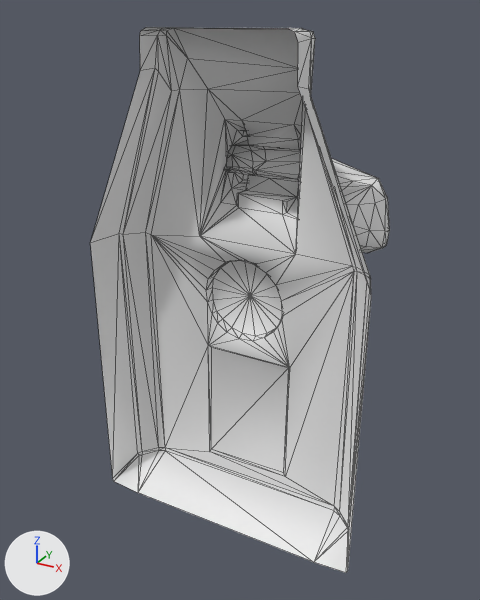
Before and after pictures for a commit that changed the FBX model Assets/Escape(Game Kit)/Models/Phone/phone.FBX.
Rendered twice from a 50 mm lens placed at (0.0981, -0.1642, 0.0422), pointed at (-0.0035, 0.0205, -0.0502). The lights are fixed; the arrows at lower left show +X, +Y and +Z. Mesh edges are drawn as thin lines. Where no turn or scale is listed for an object, it has been applied to the vertices.

The scene before the commit, as lines of its bpy script (objects in view):
```python
me_mesh = bpy.data.meshes.new('Mesh')
me_mesh.from_pydata(...)  # 314 vertices, 609 faces; spans x -0.051..0.049, y 0.0..0.047, z -0.132..0.037
ob_phone = bpy.data.objects.new('phone', me_mesh)
ob_phone.location = (0.0, 0.0, 0.0)
```
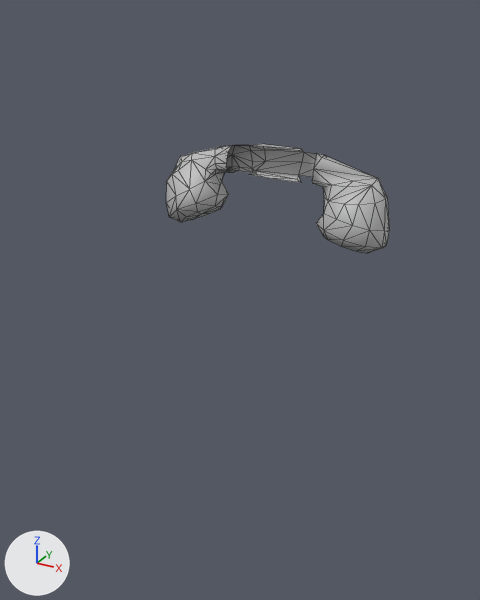
Where the newer file only moved an object's origin or applied its transform, the numbers keep the older frame.

Boxes [x1, y1, x2, y2] around the edits, measured in the pictures (480 x 600 px):
'phone', reshaped (25% narrower, 80% shorter): before [90, 27, 390, 573]; after [166, 144, 390, 253]
part 1 of me_mesh, deleted: before [90, 27, 371, 573]
part 2 of me_mesh, recoloured: before [226, 145, 390, 253]; after [166, 144, 390, 253]

The change in detail:
Material 'lambert1' (mat_lambert1) is new.
Its base color is (0.5, 0.5, 0.5) (grey #bcbcbc).
me_mesh is used by ob_phone; location (0.0, 0.0, 0.0).
me_mesh had 314 vertices, 609 faces and spanned x -0.051..0.049, y 0.0..0.047, z -0.132..0.037.
me_mesh now has 152 vertices, 277 faces and spans x -0.042..0.041, y 0.023..0.047, z -0.031..0.0.
Part 1, on me_mesh:
162 vertices are removed from x -0.051..0.049, y 0.0..0.044, z -0.132..0.037.
332 faces are deleted.
me_mesh part 2: 277 faces spanning x -0.042..0.041, y 0.023..0.047, z -0.031..0.0 switch from no material to mat_lambert1 (grey #bcbcbc).
